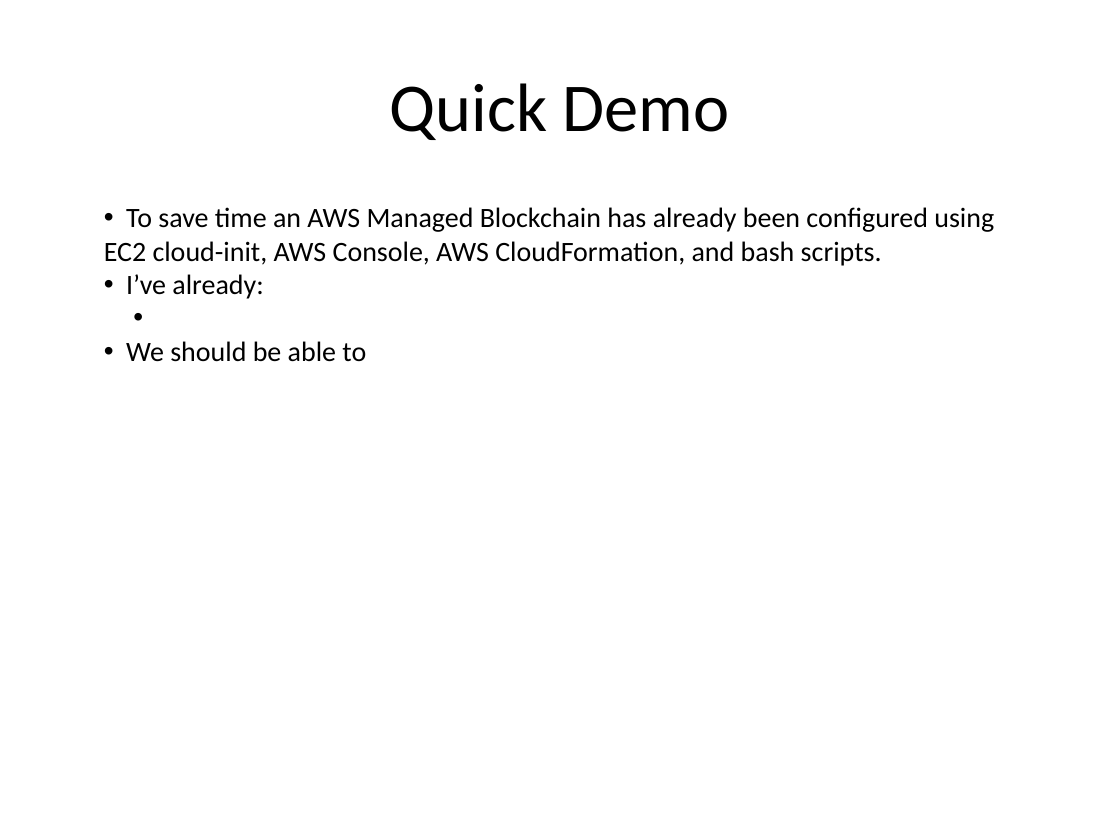
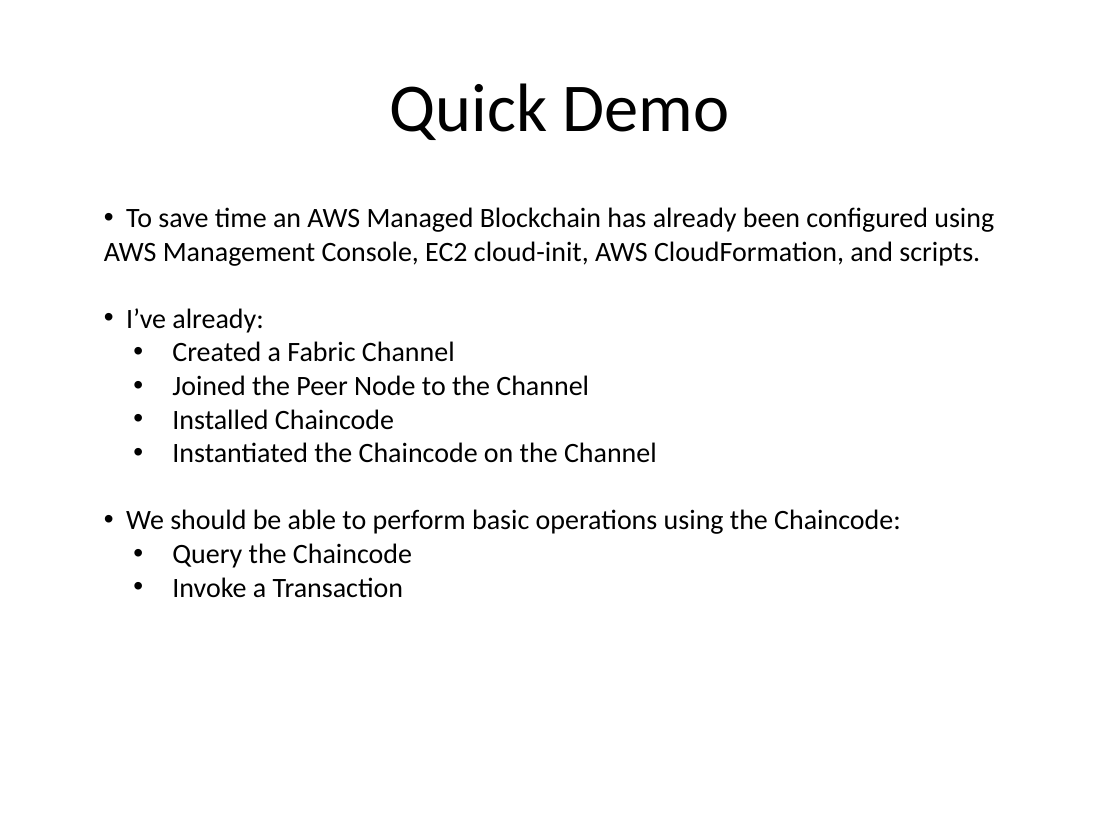
Before and after one commit to ProsperiaInc/aws-blockchain-fabric-quickstart, a slide deck: slide 8 of slides/AWS-Blockchain-Fabric-Quickstart.pptx (slide 7 before the commit). Drawn at 1120x840 pixels with LibreOffice and Linux fonts; fonts in the diff are those of the drawing; background and template pictures are left out. Boxes give left, top, right and bottom in pixels: in the first picture for what was removed or moved away, otherwise in the second. Text is boxed around its words. In the diff, an @@ line names an element or a change of style, - is before the commit and + after.

Commit message:
Updated slides

```diff
--- a/slides/AWS-Blockchain-Fabric-Quickstart.pptx
+++ b/slides/AWS-Blockchain-Fabric-Quickstart.pptx
@@ text at box(104, 207, 994, 266): text changed @@
-• To save time an AWS Managed Blockchain has already been configured using EC2 cloud-init, AWS Console, AWS CloudFormation, and bash scripts.
+• To save time an AWS Managed Blockchain has already been configured using AWS Management Console, EC2 cloud-init, AWS CloudFormation, and scripts.
@@ text at box(126, 341, 901, 598): text changed @@
-• We should be able to
+  • Created a Fabric Channel
+  • Joined the Peer Node to the Channel
+  • Installed Chaincode
+  • Instantiated the Chaincode on the Channel
+• We should be able to perform basic operations using the Chaincode:
+  • Query the Chaincode
+  • Invoke a Transaction
```
Also in this commit, not shown: 2 other slides changed, 2 slides added, 1 slide removed.
